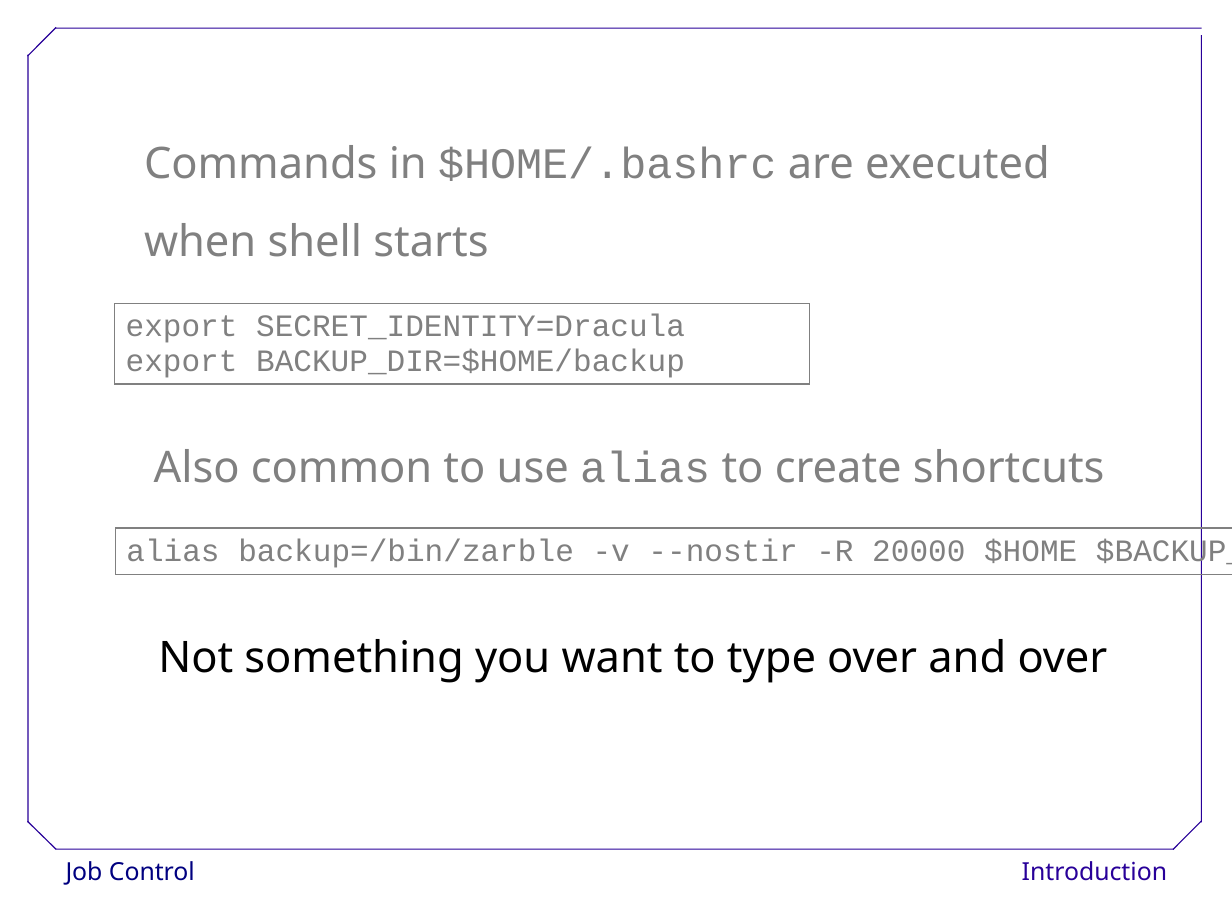
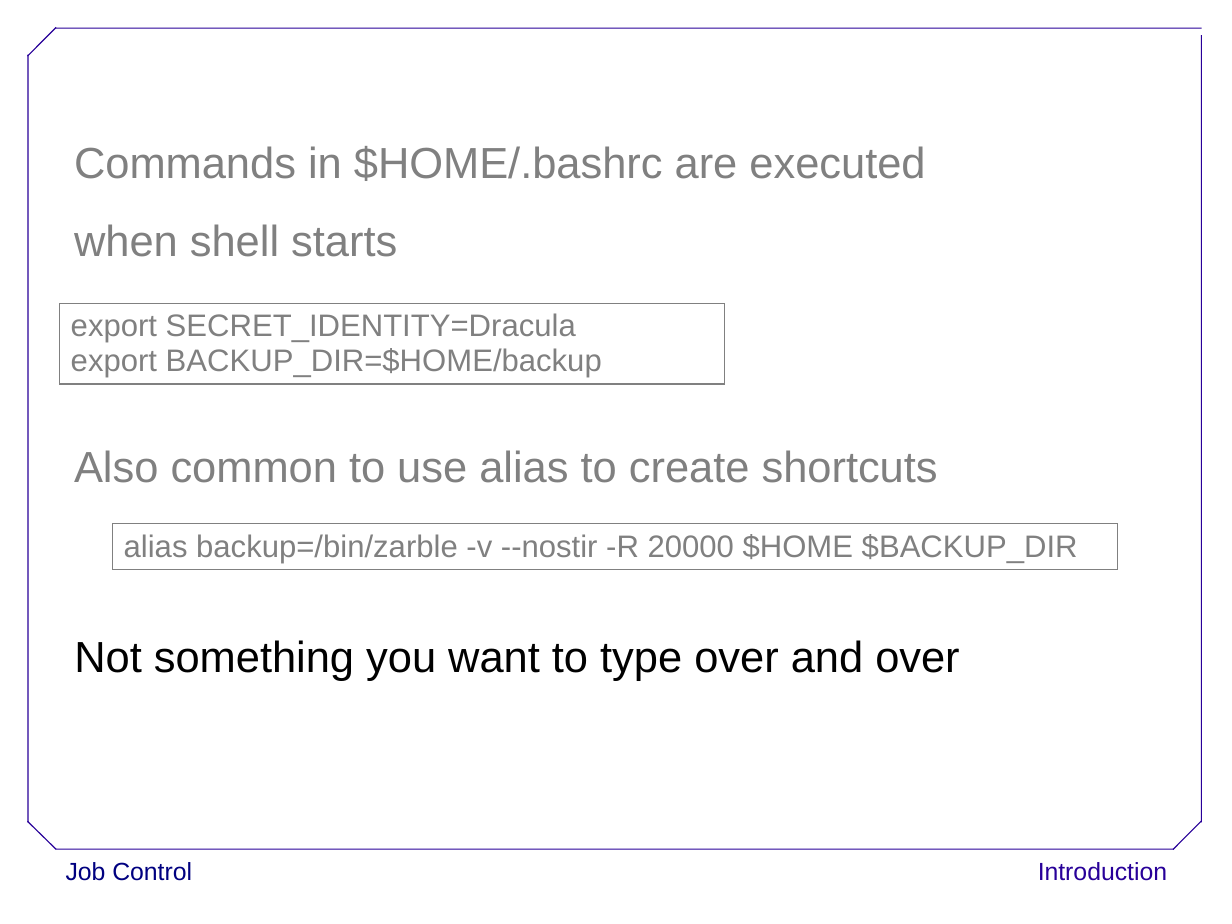
Before and after one commit to ncasuk/ncas-isc, a slide deck: slide 87 of shell/presentations/5_jobvars.ppt. Drawn at 1232x924 pixels with LibreOffice and Linux fonts; fonts in the diff are those of the drawing; background and template pictures are left out. Boxes give left, top, right and bottom in pixels: in the first picture for what was removed or moved away, otherwise in the second. Text is boxed around its words. In the diff, an @@ line names an element or a change of style, - is before the commit and + after.

Commit message:
Standardised fonts across shell presentations to Arial, moved bubbles to correct position and updated shell excercises to accomodate new names of pain files

```diff
--- a/shell/presentations/5_jobvars.ppt
+++ b/shell/presentations/5_jobvars.ppt
@@ text "Commands in $HOME/.bashrc are executed": place and size @@
-text "Commands in $HOME/.bashrc are executed" at box(144, 145, 1050, 257)
+text "Commands in $HOME/.bashrc are executed" at box(74, 146, 925, 257)
@@ text "Commands in $HOME/.bashrc are executed" at box(74, 146, 925, 257): font Noto Sans to Arial in "Commands in are executed", "when shell starts"; font Courier New to Arial in "$HOME/.bashrc" @@
@@ rectangle "export SECRET_IDENTITY=Dracula": place and size @@
-rectangle "export SECRET_IDENTITY=Dracula" at box(114, 303, 809, 383)
+rectangle "export SECRET_IDENTITY=Dracula" at box(59, 303, 724, 383)
@@ rectangle "export SECRET_IDENTITY=Dracula" at box(59, 303, 724, 383): font Courier New to Arial @@
@@ text "Also common to use alias ...": place and size @@
-text "Also common to use alias ..." at box(154, 449, 1105, 483)
+text "Also common to use alias ..." at box(74, 450, 938, 483)
@@ text "Also common to use alias ..." at box(74, 450, 938, 483): font Noto Sans to Arial in "Also common to use to create shortcuts"; font Courier New to Arial in "alias" @@
@@ rectangle "alias backup=/bin/zarble -v --nostir -R ..." at box(113, 524, 1118, 570): font Courier New to Arial @@
@@ rectangle "alias backup=/bin/zarble -v --nostir -R ...": place and size @@
-rectangle "alias backup=/bin/zarble -v --nostir -R ..." at box(115, 528, 1232, 574)
+rectangle "alias backup=/bin/zarble -v --nostir -R ..." at box(113, 524, 1118, 570)
@@ font Noto Sans to Arial in 3 elements at box(66, 862, 192, 881), box(1038, 862, 1167, 881), box(74, 640, 959, 681) @@
@@ text "Not something you want to ...": place and size @@
-text "Not something you want to ..." at box(158, 639, 1108, 683)
+text "Not something you want to ..." at box(74, 640, 959, 681)
```
Also in this commit, not shown: 87 other slides changed, 9 other files.
